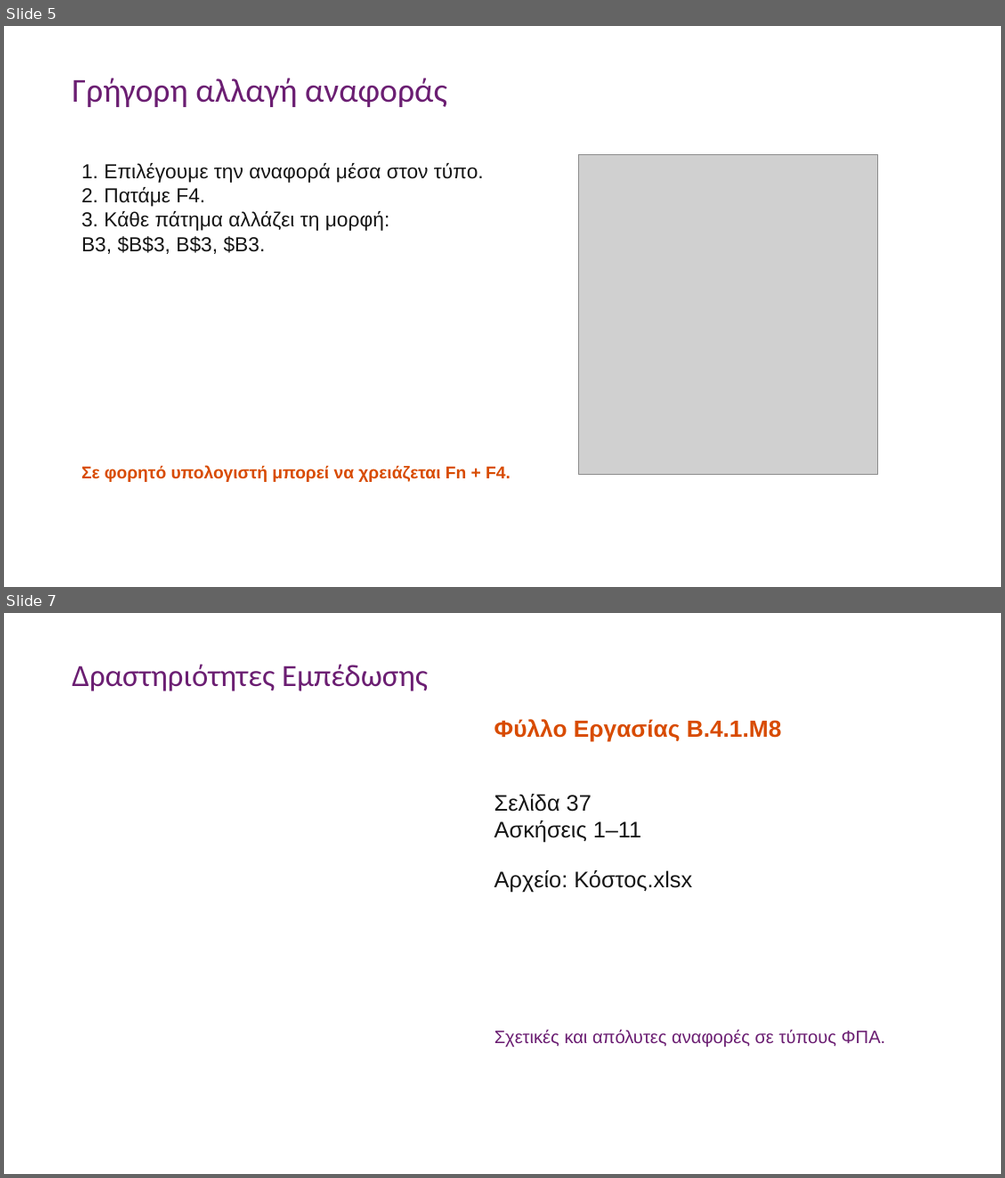
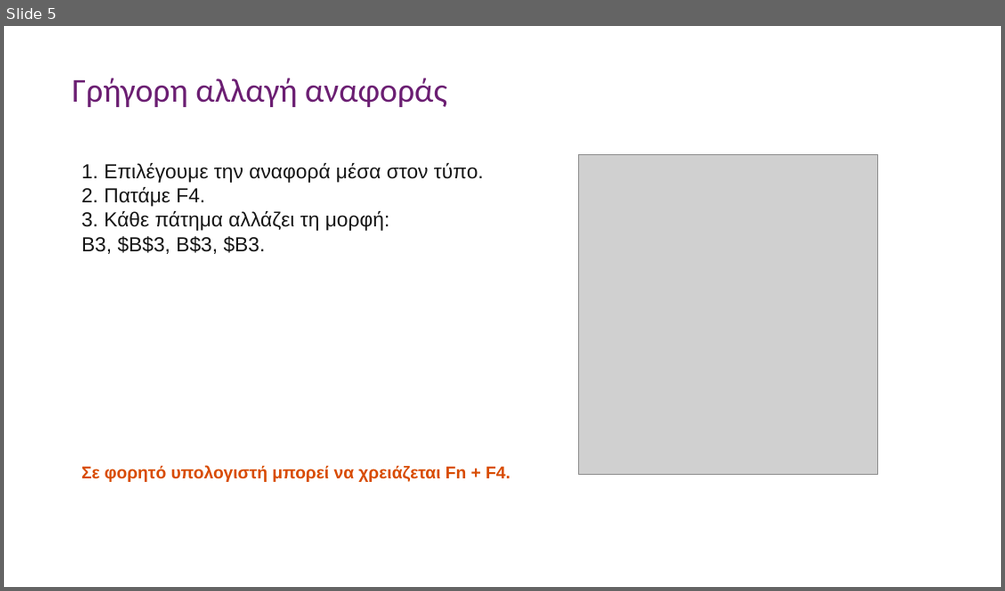
Before and after one commit to aristos32/education, a slide deck: schools-presentations/B Gymnasiou/B41M8 - Επεξεργασία αριθμητικών δεδομένων και αναφορές κελιών.pptx. Shown one above the other, each under a label of ours: slides 5 and 7 before the commit, slide 5 after it; the slides between them are not shown. The pictures are 1005x1178 and 1005x591 pixels, drawn with LibreOffice and Linux fonts; fonts in the diff are those of the drawing; grey boxes stand for pictures. Boxes give left, top, right and bottom in pixels: in the first picture for what was removed or moved away, otherwise in the second. Text is boxed around its words. In the diff, an @@ line names an element or a change of style, - is before the commit and + after.

```diff
--- a/schools-presentations/B Gymnasiou/B41M8 - Επεξεργασία αριθμητικών δεδομένων και αναφορές κελιών.pptx
+++ b/schools-presentations/B Gymnasiou/B41M8 - Επεξεργασία αριθμητικών δεδομένων και αναφορές κελιών.pptx
@@ slide 7 removed at <box>4,613,1001,1174</box>, background #FFFFFF @@
@@ text removed at <box>72,664,428,691</box> @@
-Δραστηριότητες Εμπέδωσης
@@ text removed at <box>494,719,782,742</box> @@
-Φύλλο Εργασίας Β.4.1.M8
@@ text removed at <box>494,794,692,892</box> @@
-Σελίδα 37
-Ασκήσεις 1–11
-Αρχείο: Κόστος.xlsx
@@ text removed at <box>494,1029,886,1046</box> @@
-Σχετικές και απόλυτες αναφορές σε τύπους ΦΠΑ.
```
Also in this commit, not shown: 1 other slide removed, 5 other files.
